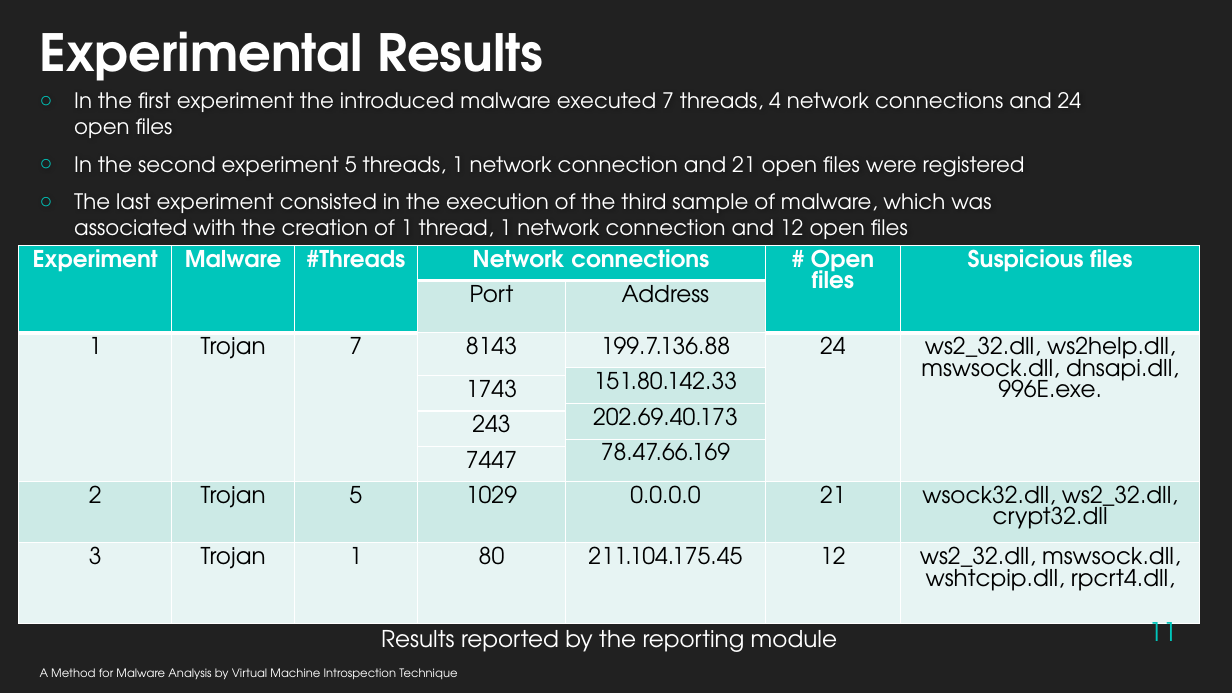
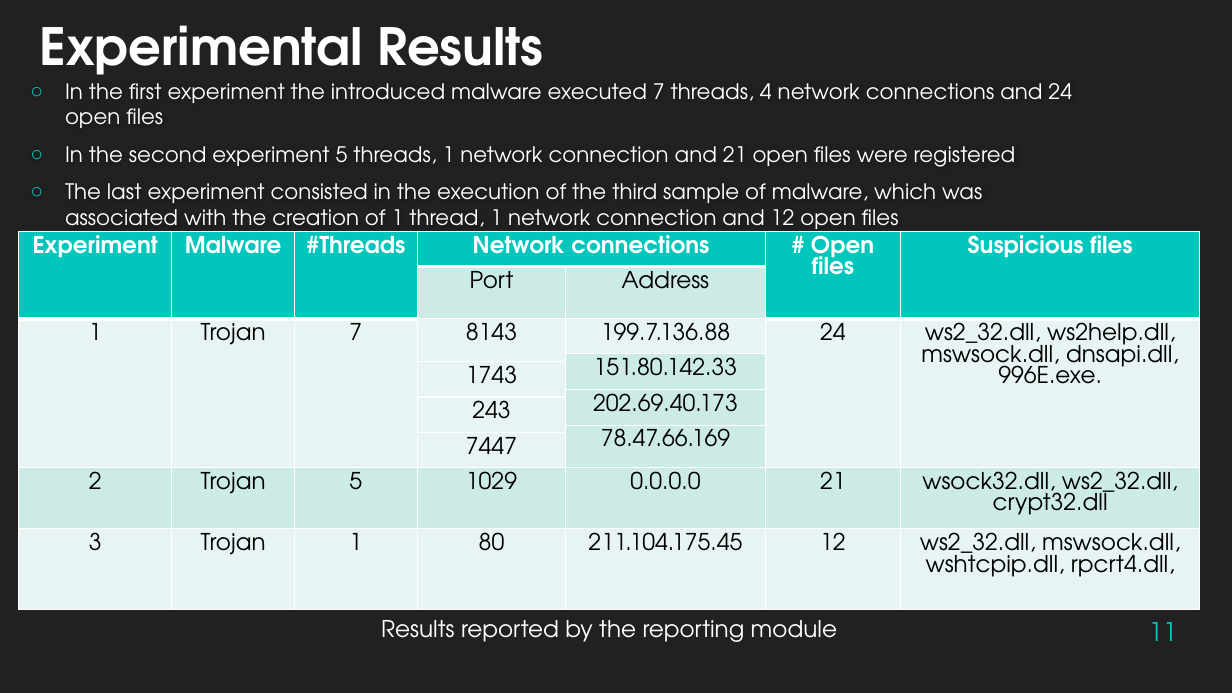
Before and after one commit to KiRiLldrs/academic-fundamentals, a slide deck: slide 11 of lab3 V2.pptx. Drawn at 1232x693 pixels with LibreOffice and Linux fonts; fonts in the diff are those of the drawing. Boxes give left, top, right and bottom in pixels: in the first picture for what was removed or moved away, otherwise in the second. Text is boxed around its words. In the diff, an @@ line names an element or a change of style, - is before the commit and + after.

```diff
--- a/lab3 V2.pptx
+++ b/lab3 V2.pptx
@@ text "Experimental Results": place and size @@
-text "Experimental Results" at [39, 31, 543, 93]
+text "Experimental Results" at [39, 25, 543, 87]
@@ text "In the first experiment the ..." rewrapped from [74, 92, 1082, 239] to [65, 83, 1072, 236] @@
@@ table: place and size @@
-table at [18, 246, 1201, 620]
+table at [18, 232, 1201, 606]
@@ text "Results reported by the reporting ..." rewrapped from [381, 623, 837, 652] to [381, 620, 837, 642] @@
@@ text removed at [40, 668, 457, 679] @@
-A Method for Malware Analysis by Virtual Machine Introspection Technique
```
Also in this commit, not shown: 12 other slides changed.
